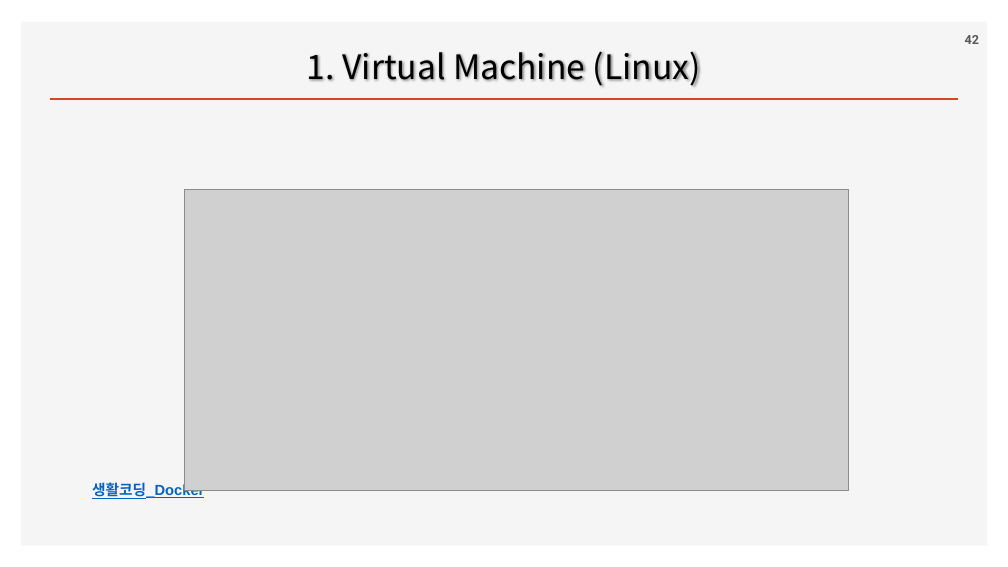
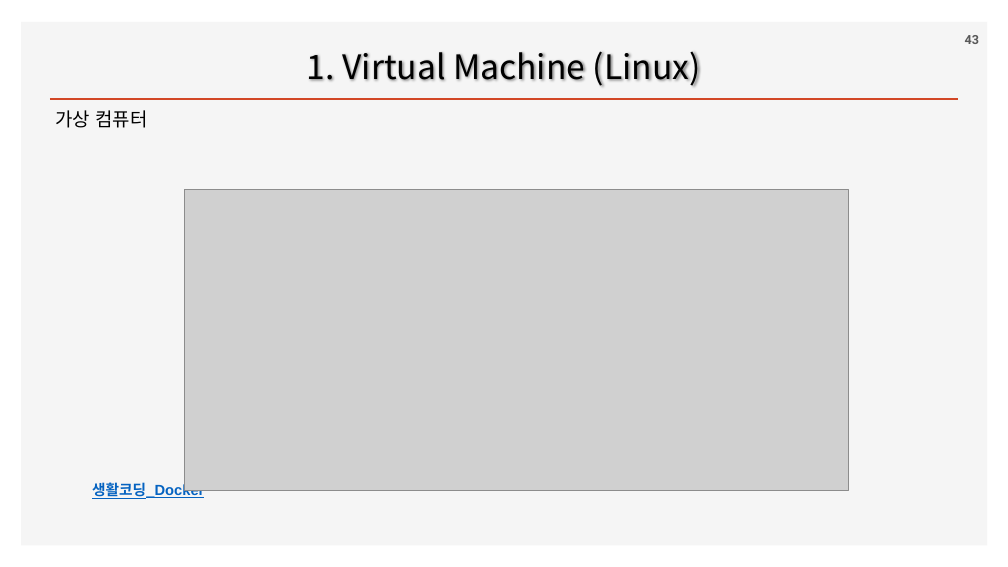
Before and after one commit to ancestor9/2026_Fall_Application-Deployment, a slide deck: slide 43 of App Deployment.pptx (slide 42 before the commit). Drawn at 1008x567 pixels with LibreOffice and Linux fonts; fonts in the diff are those of the drawing; grey boxes stand for pictures; background and template pictures are left out. Boxes give left, top, right and bottom in pixels: in the first picture for what was removed or moved away, otherwise in the second. Text is boxed around its words. In the diff, an @@ line names an element or a change of style, - is before the commit and + after.

```diff
--- a/App Deployment.pptx
+++ b/App Deployment.pptx
@@ text added at (56, 110, 148, 128), 18 pt, text #000000 @@
+가상 컴퓨터
```
Also in this commit, not shown: 1 other slide changed, 6 slides added.
